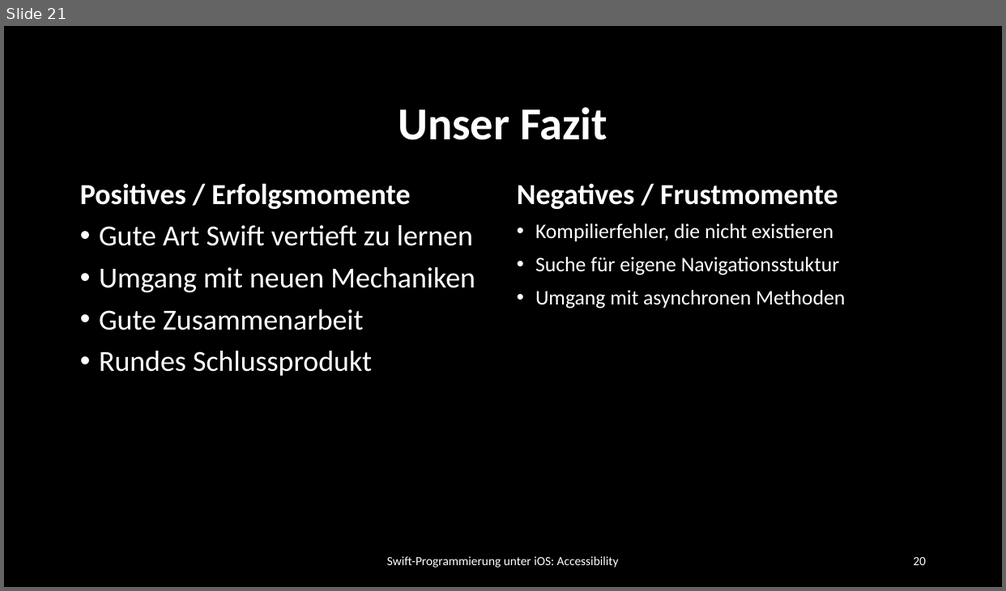
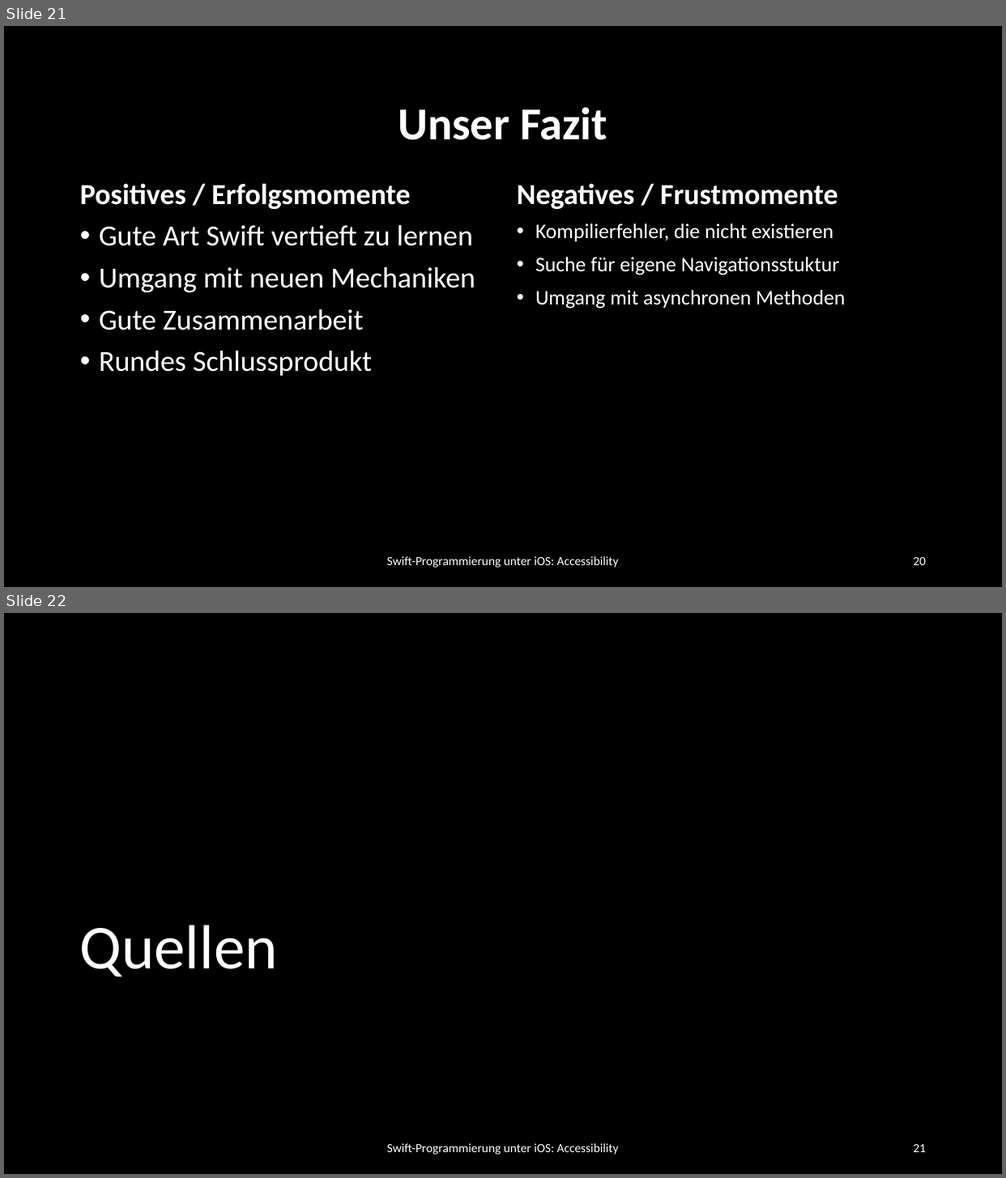
Before and after one commit to dspengler99/Quiz-With-Me, a slide deck: Präsentation/Quiz With Me.pptx. Shown one above the other, each under a label of ours: slide 21 before the commit, slides 21 and 22 after it. The pictures are 1006x591 and 1006x1178 pixels, drawn with LibreOffice and Linux fonts; fonts in the diff are those of the drawing; background and template pictures are left out. Boxes give left, top, right and bottom in pixels: in the first picture for what was removed or moved away, otherwise in the second. Text is boxed around its words. In the diff, an @@ line names an element or a change of style, - is before the commit and + after.

```diff
--- a/Präsentation/Quiz With Me.pptx
+++ b/Präsentation/Quiz With Me.pptx
@@ slide 22 added at [4, 613, 1002, 1174], background #000000 @@
@@ title added at [79, 925, 277, 977], 60 pt, text #FFFFFF @@
+Quellen
@@ text added at [387, 1144, 619, 1155], 12 pt, text #FFFFFF @@
+Swift-Programmierung unter iOS: Accessibility
@@ page number added at [913, 1144, 926, 1152], 12 pt, text #FFFFFF @@
+21
```
Also in this commit, not shown: 1 other slide added.
